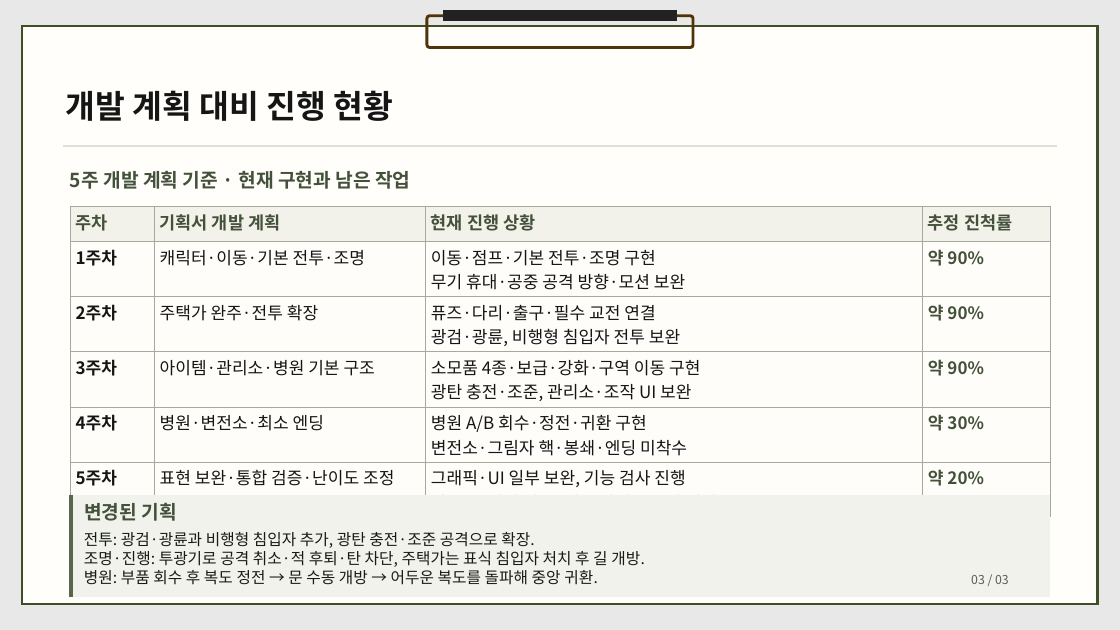
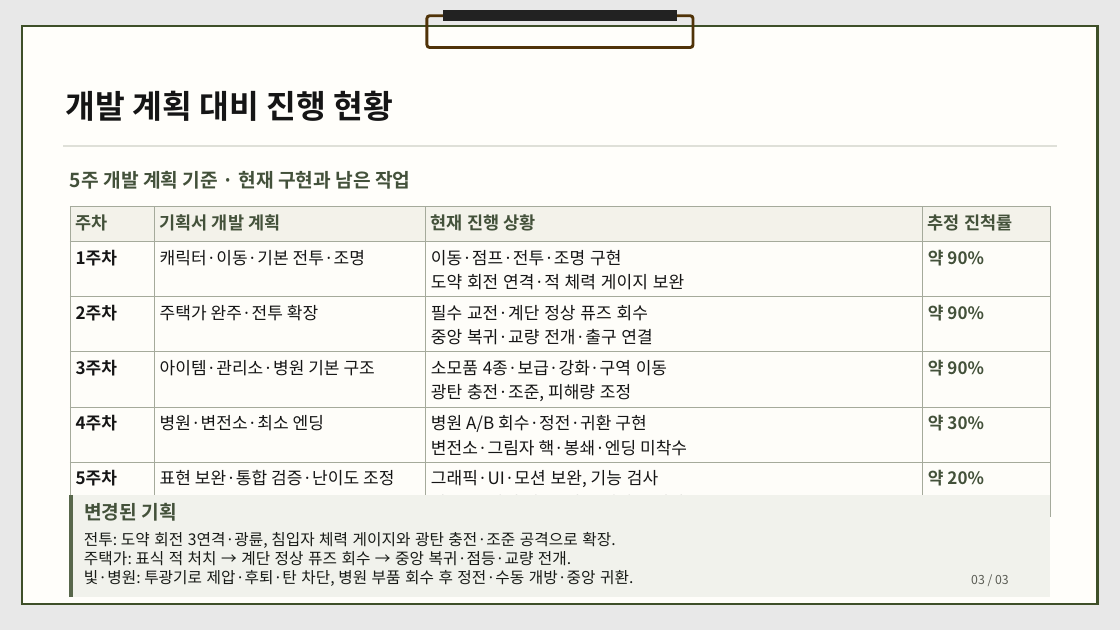
Before and after one commit to dbguswh/2Dgame_project, a slide deck: slide 3 of 2D게임프로그래밍 2차발표.pptx. Drawn at 1120x630 pixels with LibreOffice and Linux fonts; fonts in the diff are those of the drawing. Boxes give left, top, right and bottom in pixels: in the first picture for what was removed or moved away, otherwise in the second. Text is boxed around its words. In the diff, an @@ line names an element or a change of style, - is before the commit and + after.

Commit message:
2차 발표에 곡예 연격과 체력 게이지 및 정상 퓨즈 진행 반영

```diff
--- a/2D게임프로그래밍 2차발표.pptx
+++ b/2D게임프로그래밍 2차발표.pptx
@@ table at [70,207,1050,491] @@
-row 2, column 3: 이동·점프·기본 전투·조명 구현 / 무기 휴대·공중 공격 방향·모션 보완
+row 2, column 3: 이동·점프·전투·조명 구현 / 도약 회전 연격·적 체력 게이지 보완
-row 3, column 3: 퓨즈·다리·출구·필수 교전 연결 / 광검·광륜, 비행형 침입자 전투 보완
+row 3, column 3: 필수 교전·계단 정상 퓨즈 회수 / 중앙 복귀·교량 전개·출구 연결
-row 4, column 3: 소모품 4종·보급·강화·구역 이동 구현 / 광탄 충전·조준, 관리소·조작 UI 보완
+row 4, column 3: 소모품 4종·보급·강화·구역 이동 / 광탄 충전·조준, 피해량 조정
-row 6, column 3: 그래픽·UI 일부 보완, 기능 검사 진행 / 사운드·전체 완주·최종 난이도 조정 예정
+row 6, column 3: 그래픽·UI·모션 보완, 기능 검사 / 사운드·전체 완주·최종 밸런스 예정
@@ text at [84,532,633,586]: text changed @@
-전투: 광검·광륜과 비행형 침입자 추가, 광탄 충전·조준 공격으로 확장.
-조명·진행: 투광기로 공격 취소·적 후퇴·탄 차단, 주택가는 표식 침입자 처치 후 길 개방.
-병원: 부품 회수 후 복도 정전 → 문 수동 개방 → 어두운 복도를 돌파해 중앙 귀환.
+전투: 도약 회전 3연격·광륜, 침입자 체력 게이지와 광탄 충전·조준 공격으로 확장.
+주택가: 표식 적 처치 → 계단 정상 퓨즈 회수 → 중앙 복귀·점등·교량 전개.
+빛·병원: 투광기로 제압·후퇴·탄 차단, 병원 부품 회수 후 정전·수동 개방·중앙 귀환.
```
Also in this commit, not shown: 1 other slide changed.
